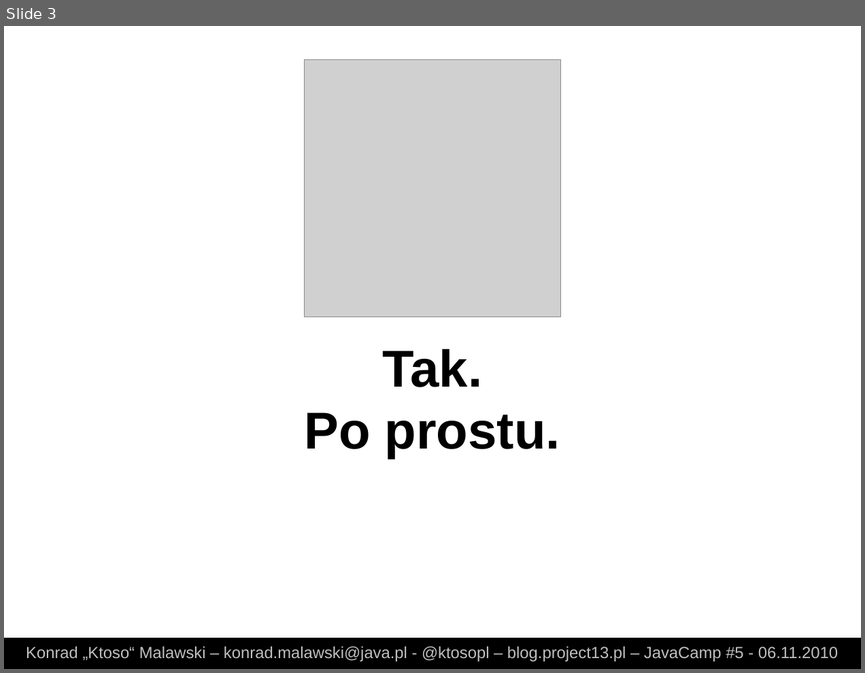
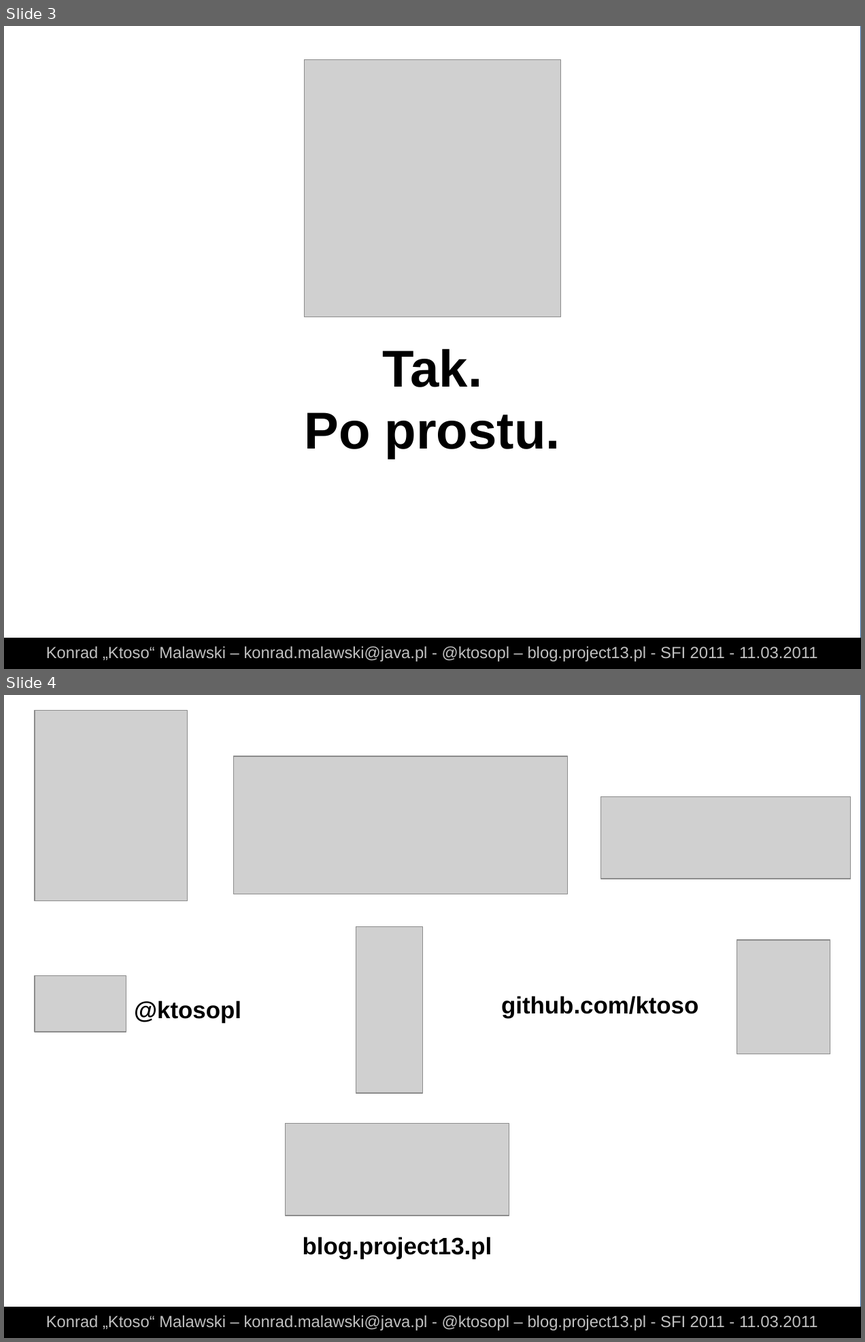
Before and after one commit to ktoso/git-presentation, a slide deck: slides.odp. Shown one above the other, each under a label of ours: slide 3 before the commit, slides 3 and 4 after it. The pictures are 865x673 and 865x1342 pixels, drawn with LibreOffice and Linux fonts; fonts in the diff are those of the drawing; grey boxes stand for pictures. Boxes give left, top, right and bottom in pixels: in the first picture for what was removed or moved away, otherwise in the second. Text is boxed around its words. In the diff, an @@ line names an element or a change of style, - is before the commit and + after.

Commit message:
working for SFI slides :-)

```diff
--- a/slides.odp
+++ b/slides.odp
@@ slide 4 added at (x1=4, y1=695, x2=861, y2=1338), background #FFFFFF; not listed: 1 template element that a slide beside it also shows @@
@@ picture added at (x1=35, y1=711, x2=188, y2=901) @@
@@ picture added at (x1=233, y1=756, x2=567, y2=894) @@
@@ picture added at (x1=601, y1=797, x2=851, y2=879) @@
@@ picture added at (x1=356, y1=927, x2=423, y2=1093) @@
@@ picture added at (x1=737, y1=940, x2=830, y2=1054) @@
@@ picture added at (x1=35, y1=976, x2=126, y2=1032) @@
@@ text added at (x1=134, y1=1000, x2=241, y2=1023), 22 pt, text #000000, bold @@
+@ktosopl
@@ text added at (x1=501, y1=996, x2=698, y2=1017), 22 pt, text #000000, bold @@
+github.com/ktoso
@@ picture added at (x1=286, y1=1123, x2=509, y2=1216) @@
@@ text added at (x1=303, y1=1236, x2=492, y2=1259), 22 pt, text #000000, bold @@
+blog.project13.pl
@@ rectangle added at (x1=4, y1=1307, x2=861, y2=1337), fill #000000, outline #000000 0 pt @@
@@ text added at (x1=46, y1=1314, x2=818, y2=1330), 15 pt, text #C0C0C0 @@
+Konrad „Ktoso“ Malawski – konrad.malawski@java.pl - @ktosopl – blog.project13.pl - SFI 2011 - 11.03.2011
@@ slide 3 changed as well @@
@@ rectangle added at (x1=4, y1=26, x2=861, y2=669), fill #FFFFFF, outline #3465A4 0 pt @@
@@ text at (x1=46, y1=645, x2=818, y2=661): text changed @@
-Konrad „Ktoso“ Malawski – konrad.malawski@java.pl - @ktosopl – blog.project13.pl – JavaCamp #5 - 06.11.2010
+Konrad „Ktoso“ Malawski – konrad.malawski@java.pl - @ktosopl – blog.project13.pl - SFI 2011 - 11.03.2011
```
Also in this commit, not shown: 32 other slides changed, 18 other files.
